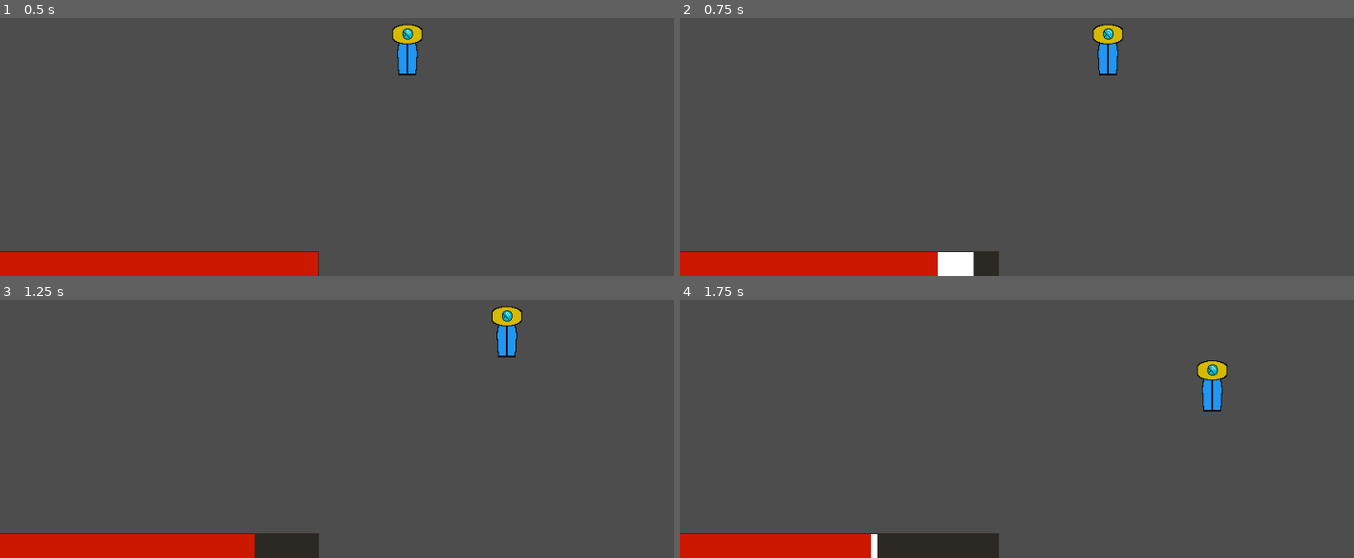
Above: before the commit, frames 1-4 (two rows, left to right).
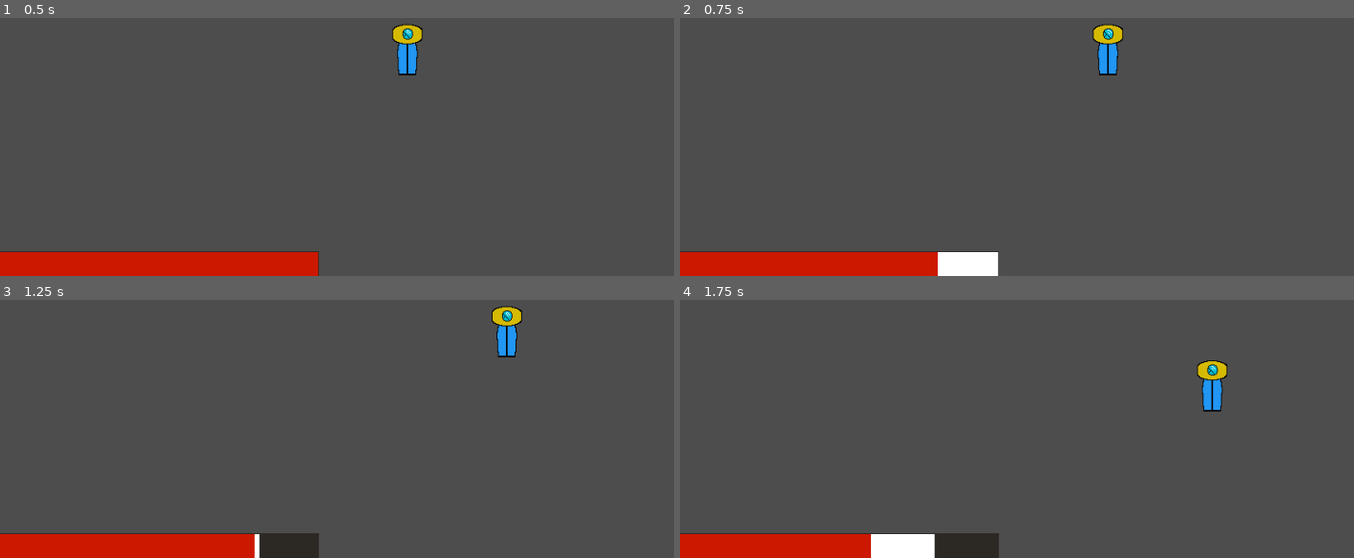
Above: after the commit, the same moments.

Repository: nf12pro/ChronoAnchor
Game: Godot game, scene res://scenes/testing_scene.tscn
Two runs of this game, one before a commit and one after it. Both use one fixed random seed, a clock stepped at 60 frames per second and the inputs below.
Inputs (mouse positions are in pixels of both pictures, inside the frame that each line leads up to):
- Up to frame 1 (0.5 s): no input
- Up to frame 2 (0.75 s): tap Enter at 0.5 s; move the mouse to (1232, 38) at 0.52 s; hold Right (move_right) from 0.53 s (still down); hold P (take_damage_test) from 0.53 s (still down); click (1232, 38) at 0.67 s
- Up to frame 3 (1.25 s): keep holding Right (move_right); keep holding P (take_damage_test)
- Up to frame 4 (1.75 s): move the mouse to (909, 364) at 1.27 s; release Right (move_right) at 1.28 s; release P (take_damage_test) at 1.28 s; hold S (move_down) from 1.28 s (still down); tap P (take_damage_test) at 1.35 s

Frame 1 is identical in both runs. In frame 2, 0.4% of the frame differs, in the area x 43-48%, y 90-100%; in frame 3, less than 0.1%; in frame 4, 0.8%, in the area x 29-38%, y 90-100%.

Commit message:
Clamp Health
Prevents health from going below 0 or above 100, just a basic foundation for health regen

Diff:
--- a/scenes/health_bar.tscn
+++ b/scenes/health_bar.tscn
@@ -43,7 +43,7 @@
 show_percentage = false
 
 [node name="timer" type="Timer" parent="." unique_id=86794791]
-wait_time = 0.1
+wait_time = 0.4
 one_shot = true
 
 [connection signal="timeout" from="timer" to="." method="_on_timer_timeout"]
--- a/scripts/health_bar.gd
+++ b/scripts/health_bar.gd
@@ -36,8 +36,7 @@
 		_tween_damage_bar_to(health)
 
 	if health <= 0 and previous_health > 0:
-		pass
-		#Add Death Function
+		health_depleted.emit()
 
 func _tween_value_to(target: float) -> void:
 	if _value_tween:
--- a/scripts/player.gd
+++ b/scripts/player.gd
@@ -1,35 +1,39 @@
 extends CharacterBody2D
 
-#region Settings & Speed Variables
 @export var max_speed: float = 200.0
 @export var acceleration: float = 1200.0
 @export var friction: float = 1500.0
 @export var snap_tap: bool = true
-#endregion
 
-#region Health
 @onready var health_bar = $canvas_layer/health_bar
-@export var health = 100
-#endregion
+@export var max_health: float = 100
+var health: float = 100 : set = set_health
 
-#region Snap Tap Trackers
 var left_time: float = 0.0
 var right_time: float = 0.0
 var up_time: float = 0.0
 var down_time: float = 0.0
-#endregion
 
 func _ready():
+	health = max_health
 	health_bar.init_health(health)
+	health_bar.health_depleted.connect(_on_health_depleted)
+
+func set_health(new_health: float) -> void:
+	health = clamp(new_health, 0, max_health)
+	if health_bar:
+		health_bar.health = health
 
 func _physics_process(delta: float) -> void:
 	var current_time = Time.get_ticks_msec()
+
 	if Input.is_action_just_pressed("move_left"):  left_time  = current_time
 	if Input.is_action_just_pressed("move_right"): right_time = current_time
 	if Input.is_action_just_pressed("move_up"):    up_time    = current_time
 	if Input.is_action_just_pressed("move_down"):  down_time  = current_time
 
 	var input_direction := Vector2.ZERO
+
 	if snap_tap:
 		input_direction.x = get_snap_axis("move_left", "move_right", left_time, right_time)
 		input_direction.y = get_snap_axis("move_up", "move_down", up_time, down_time)
@@ -48,8 +52,10 @@
 func get_snap_axis(negative_action: String, positive_action: String, negative_time: float, positive_time: float) -> float:
 	var negative_held = Input.is_action_pressed(negative_action)
 	var positive_held = Input.is_action_pressed(positive_action)
+
 	if negative_held and positive_held:
 		return 1.0 if positive_time > negative_time else -1.0
+
 	if positive_held: return 1.0
 	if negative_held: return -1.0
 	return 0.0
@@ -58,4 +64,6 @@
 	if event.is_action_pressed("take_damage_test"):
 		print("INPUT DETECTED")
 		health -= 20
-		health_bar.health = health
+
+func _on_health_depleted() -> void:
+	print("Player died")
